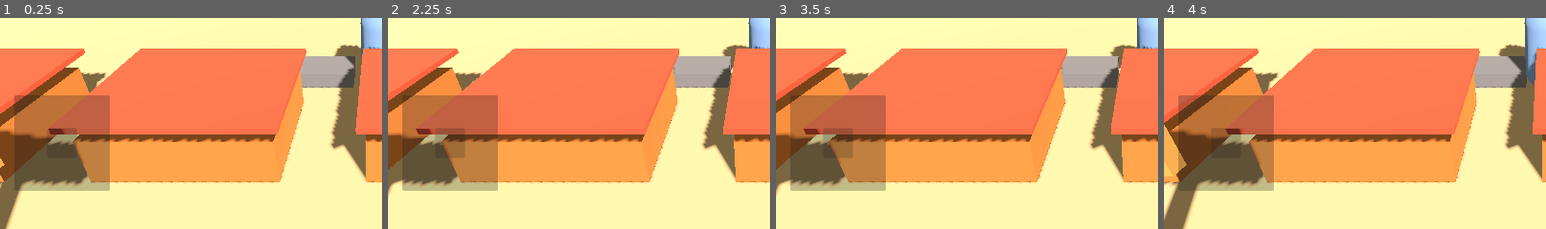
Above: before the commit, frames 1-4 (left to right).
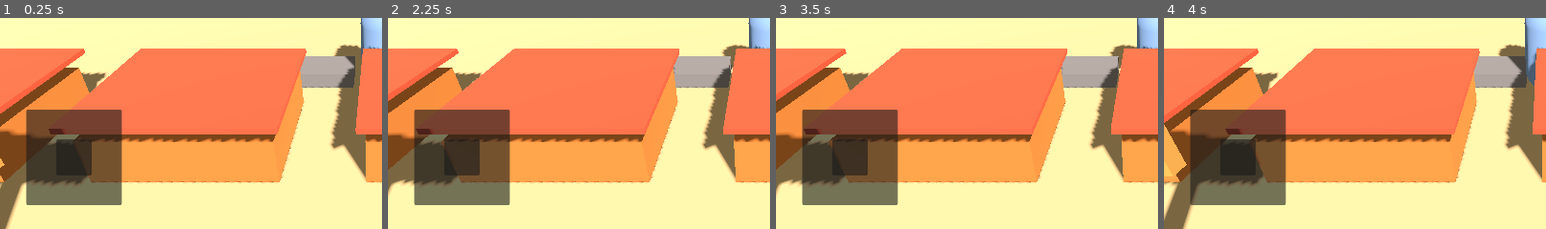
Above: after the commit, the same moments.

Repository: 3lshadai-ux/Infidel-Crusader
Game: Godot game, scene res://scenes/main.tscn
The game is run twice, just before and just after one commit, with the same random seed, the same clock (stepped at 60 frames per second) and the same inputs.
Inputs (mouse positions are % of the whole screen's width and height, from its top left):
- Up to frame 1 (0.25 s): no input
- Up to frame 2 (2.25 s): drag from (10, 83) to (60, 27) at 0.52 s; drag from (30, 54) to (45, 70) at 1.27 s; move the mouse to (60, 27) at 2.02 s; hold D (move_right) from 2.03 s (still down); tap E (interact) at 2.1 s; click (60, 27) at 2.17 s
- Up to frame 3 (3.5 s): release D (move_right) at 2.75 s; drag from (45, 70) to (20, 34) at 2.77 s
- Up to frame 4 (4 s): tap Enter at 3.5 s; move the mouse to (80, 64) at 3.52 s; hold A (move_left) from 3.53 s (still down); tap E (interact) at 3.6 s; click (80, 64) at 3.67 s
The pictures show only the part of the screen within x 0-50%, y 50-100%; the shares and areas given below are measured in that part.

The runs differ from the first frame. In frame 1, 14% of the frame differs, in the area x 3-32%, y 36-89%; in frame 2, 14%; in frame 3, 14%; in frame 4, 14%.

Commit message:
feat(ui): journal helper + phone-friendly joystick anchors

Diff:
--- a/scenes/ui/virtual_joystick.tscn
+++ b/scenes/ui/virtual_joystick.tscn
@@ -3,28 +3,36 @@
 [ext_resource type="Script" path="res://scripts/virtual_joystick.gd" id="1_joy"]
 
 [node name="VirtualJoystick" type="Control"]
-custom_minimum_size = Vector2(200, 200)
-layout_mode = 3
+layout_mode = 1
 anchors_preset = 2
 anchor_top = 1.0
 anchor_bottom = 1.0
 offset_left = 24.0
-offset_top = -224.0
+offset_top = -220.0
 offset_right = 224.0
-offset_bottom = -24.0
+offset_bottom = -20.0
 grow_vertical = 0
 script = ExtResource("1_joy")
 
 [node name="Base" type="Panel" parent="."]
-layout_mode = 0
-offset_right = 160.0
-offset_bottom = 160.0
-modulate = Color(1, 1, 1, 0.45)
+layout_mode = 1
+anchors_preset = 8
+anchor_left = 0.5
+anchor_top = 0.5
+anchor_right = 0.5
+anchor_bottom = 0.5
+offset_left = -80.0
+offset_top = -80.0
+offset_right = 80.0
+offset_bottom = 80.0
+grow_horizontal = 2
+grow_vertical = 2
+mouse_filter = 0
 
 [node name="Knob" type="Panel" parent="Base"]
 layout_mode = 0
-offset_left = 55.0
-offset_top = 55.0
-offset_right = 105.0
-offset_bottom = 105.0
-modulate = Color(1, 1, 1, 0.75)
+offset_left = 50.0
+offset_top = 50.0
+offset_right = 110.0
+offset_bottom = 110.0
+mouse_filter = 2
--- a/scripts/journal.gd
+++ b/scripts/journal.gd
@@ -1,11 +1,39 @@
 extends RefCounted
 class_name MiracleJournal
-## Helper for journal UI — major beats get distinct treatment.
+## Helper for journal UI - major beats, states, and revealed clues.
 
 static func format_entry(entry: Dictionary) -> String:
-	var star := "★ " if entry.get("is_major_beat", false) else ""
-	var state := "done" if entry.get("done", false) else ("unlocked" if entry.get("unlocked", false) else "locked")
-	return "%s%s [%s] — %s" % [star, entry.get("name", "?"), state, entry.get("reference", "")]
+	var star := "* " if entry.get("is_major_beat", false) else ""
+	var state := str(entry.get("state", ""))
+	if state.is_empty():
+		state = "done" if entry.get("done", false) else ("unlocked" if entry.get("unlocked", false) else "locked")
+	var loc := str(entry.get("location_id", ""))
+	return "%s%s [%s] @ %s - %s" % [star, entry.get("name", "?"), state, loc, entry.get("reference", "")]
+
+static func format_entry_rich(entry: Dictionary) -> String:
+	var star := "* " if entry.get("is_major_beat", false) else ""
+	var state := str(entry.get("state", "locked"))
+	var color := {
+		"locked": "#888888",
+		"clues": "#6ab0ff",
+		"puzzle": "#ffb84d",
+		"miracle": "#ffe066",
+		"done": "#7dffa0",
+	}.get(state, "#cccccc")
+	var line := "[color=%s]%s%s[/color]  [%s]" % [color, star, entry.get("name", "?"), state]
+	if entry.get("unlocked", false) and not entry.get("done", false):
+		var clues: PackedStringArray = entry.get("clues", PackedStringArray())
+		var ci: int = int(entry.get("clue_index", 0))
+		if state in ["puzzle", "miracle"]:
+			ci = maxi(clues.size() - 1, 0)
+		if clues.size() > 0:
+			var shown := mini(ci + 1, clues.size())
+			line += "\n  Clues (%d/%d):" % [shown, clues.size()]
+			for i in range(shown):
+				line += "\n  * %s" % clues[i]
+	elif entry.get("done", false):
+		line += "\n  Completed - %s" % entry.get("reference", "")
+	return line
 
 static func major_beats(entries: Array) -> Array:
 	var out: Array = []
@@ -13,3 +41,11 @@
 		if e.get("is_major_beat", false):
 			out.append(e)
 	return out
+
+static func journal_text(entries: Array) -> String:
+	var parts: PackedStringArray = PackedStringArray()
+	parts.append("- Disciple Journal -")
+	for e in entries:
+		parts.append(format_entry_rich(e))
+		parts.append("")
+	return "\n".join(parts)
